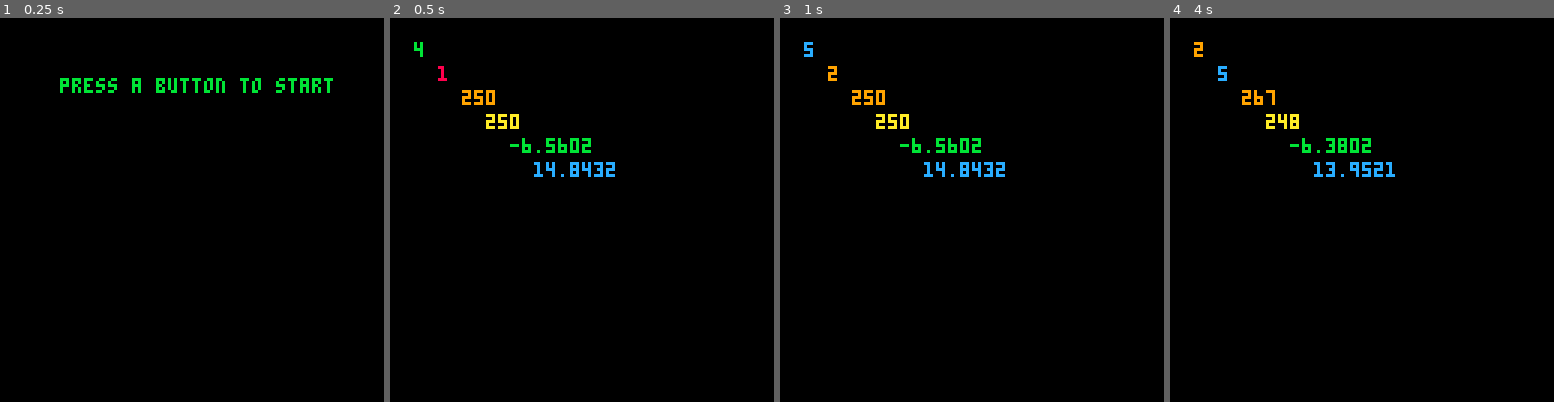
Above: before the commit, frames 1-4 (left to right).
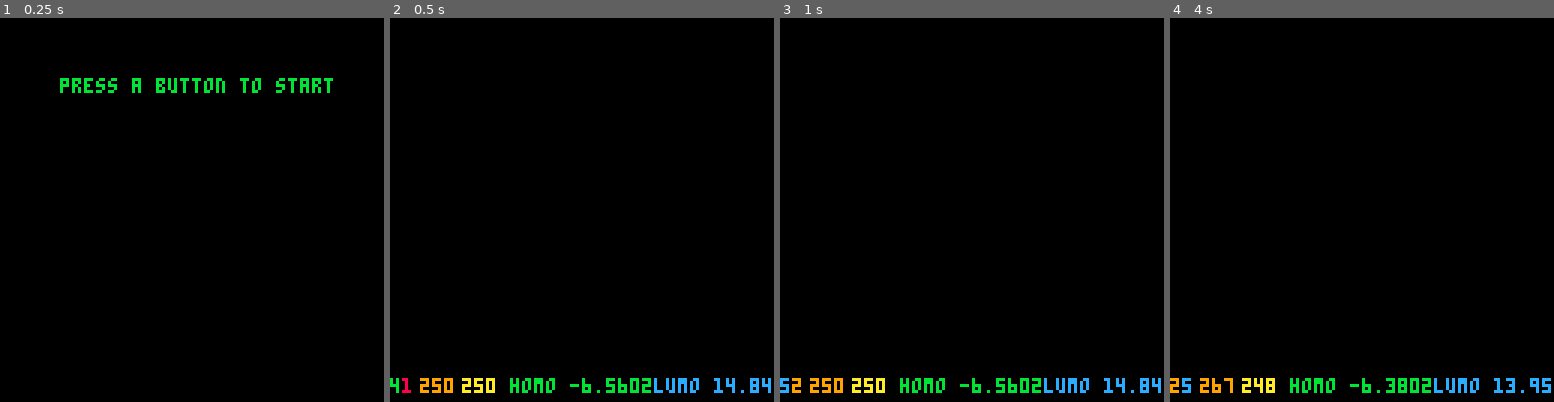
Above: after the commit, the same moments.

Repository: abehmiel/rc-gamejam
Game: PICO-8 cartridge game.p8
Two runs of this game, one before a commit and one after it. Both use one fixed random seed, a clock stepped at 60 frames per second and the inputs below.
Inputs:
- Up to frame 1 (0.25 s): no input
- Up to frame 2 (0.5 s): tap X (X key) at 0.33 s
- Up to frame 3 (1 s): tap O (Z key) at 0.7 s
- Up to frame 4 (4 s): tap X (X key) at 1.07, 1.85, 2.97 s; hold Right 1.6-2.1 s; tap O (Z key) every 0.4 s from 1.7 to 3.7 s; hold Up 2.15-2.42 s; hold Right 2.47-3.03 s; hold Left 3.08-3.58 s; hold Down 3.63-3.97 s

Frame 1 is identical in both runs. In frame 2, 2.9% of the frame differs, in the area x 0-100%, y 6-98%; in frame 3, 2.9%; in frame 4, 2.9%.

Commit message:
status bar on bottom

Diff:
--- a/game.p8
+++ b/game.p8
@@ -139,6 +139,7 @@
            lv=0,
            en=0.0,
            os=0.0,
+           angle=0,
            phase=flr(rnd(360))
           }
 end
@@ -193,16 +194,16 @@
 
 function draw_game()
  cls()
- print(player.colp,8,8,
+ print(player.colp,0,120,
  cols[player.colp])
- print(player.coln,16,16,
+ print(player.coln,4,120,
  cols[player.coln])
  print(player.kx,
- 24,24,9)
+ 10,120,9)
  print(player.ky,
- 32,32,10)
- print(homo,40,40,11)
- print(lumo,48,48,12)
+ 24,120,10)
+ print("homo "..(homo or 1),40,120,11)
+ print("lumo "..(lumo or 1),88,120,12)
 end
 
 function draw_gameover()
